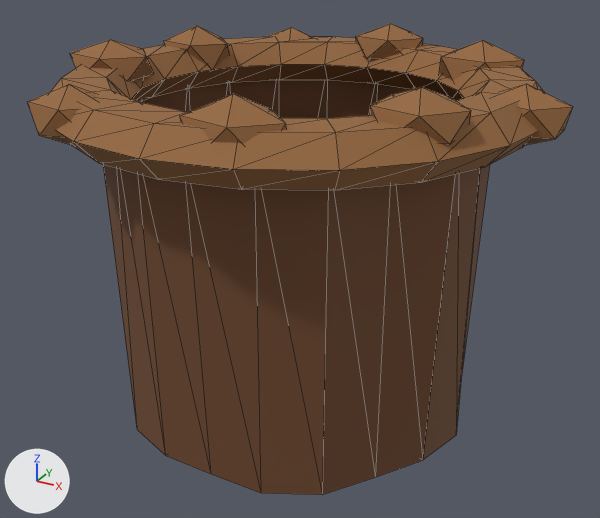
Renders of the glTF model src/game/models/treasure/hole.glb from each side of a commit.
Camera for both pictures: a 50 mm camera at (0.649, -1.173, 0.353) aimed at (0.015, -0.019, -0.224). The axes (+X, +Y, +Z) are drawn at lower left. The lights are the same throughout. The first picture is the older version. Mesh edges are drawn as thin lines. Vertices at exactly the same position are counted once.

Names of what the first picture shows: 'Excavated cavity', 'Excavated soil clod 1', 'Excavated soil clod 2', 'Excavated soil clod 3', 'Excavated soil clod 5', 'Excavated soil clod 6', 'Excavated soil clod 7', 'Excavated soil clod 8', 'Excavated soil clod 9', 'Uneven excavated soil rim' and 1 more.
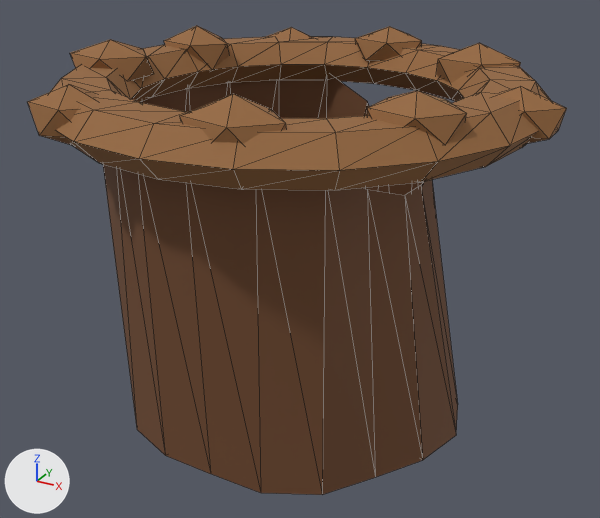
The newer file adds a shape key; the second version is drawn at full value of the shape key 'Fold cavity lip right' of 'Excavated cavity', and the change is written as the vertex moves it makes.

Where the change shows, as pixel boxes [x1, y1, x2, y2] in the pictures (600 x 518 px; the box of a moved part takes in the faces that stretch with it):
'Excavated cavity', reshaped (8% narrower): before [103, 80, 490, 495]; after [103, 77, 458, 495]
'Excavated soil clod 9', moved, rescaled (7% shorter): before [370, 87, 471, 145]; after [367, 90, 467, 144]
'Excavated soil clod 1', moved, rescaled: before [493, 84, 573, 145]; after [495, 86, 567, 144]
'Excavated soil clod 2', moved, rescaled: before [439, 40, 525, 80]; after [436, 43, 521, 83]
'Excavated soil clod 3', moved: before [356, 24, 423, 60]; after [355, 26, 422, 61]
part 1 of me_excavated_cavity_mesh, moved or reshaped: before [134, 80, 490, 483]; after [134, 77, 458, 483]

The change in detail:
me_excavated_cavity_mesh is used by ob_excavated_cavity; parent ob_treasure_hole; location (0.0, 0.0, 0.0).
me_excavated_cavity_mesh had 41 vertices, 60 faces and spanned x -0.323..0.31, y -0.315..0.321, z -0.5..0.045.
me_excavated_cavity_mesh now has 41 vertices, 60 faces and spans x -0.323..0.31, y -0.313..0.29, z -0.5..0.045.
Part 1, on me_excavated_cavity_mesh:
Vertex 0 of me_excavated_cavity_mesh moves from (0.31, 0.0, 0.045) to (0.219, 0.0, -0.063) at pixel (420, 185).
Vertex 1 of me_excavated_cavity_mesh moves from (0.3, 0.098, 0.045) to (0.211, 0.069, -0.064).
Vertex 2 of me_excavated_cavity_mesh moves from (0.242, 0.176, 0.045) to (0.17, 0.123, -0.064).
Vertex 3 of me_excavated_cavity_mesh moves from (0.19, 0.262, 0.045) to (0.134, 0.184, -0.064).
Vertex 4 of me_excavated_cavity_mesh moves from (0.092, 0.282, 0.045) to (0.066, 0.204, -0.056).
Vertex 5 of me_excavated_cavity_mesh moves from (0.0, 0.321, 0.045) to (0.0, 0.273, -0.01) at pixel (367, 101).
Vertex 6 of me_excavated_cavity_mesh moves from (-0.094, 0.289, 0.045) to (-0.092, 0.282, 0.036).
Vertex 7 of me_excavated_cavity_mesh moves from (-0.183, 0.251, 0.045) to (-0.182, 0.251, 0.044).
Vertex 14 of me_excavated_cavity_mesh moves from (-0.096, -0.296, 0.045) to (-0.096, -0.296, 0.044).
Vertex 15 of me_excavated_cavity_mesh moves from (0.0, -0.315, 0.045) to (0.0, -0.313, 0.043).
Vertex 16 of me_excavated_cavity_mesh moves from (0.093, -0.285, 0.045) to (0.091, -0.279, 0.037).
Vertex 17 of me_excavated_cavity_mesh moves from (0.19, -0.261, 0.045) to (0.173, -0.239, 0.013).
Vertex 18 of me_excavated_cavity_mesh moves from (0.24, -0.174, 0.045) to (0.189, -0.137, -0.033) at pixel (367, 189).
Vertex 19 of me_excavated_cavity_mesh moves from (0.306, -0.1, 0.045) to (0.221, -0.072, -0.057) at pixel (404, 195).
Object 'Excavated soil clod 1' (ob_excavated_soil_clod_1) moves from (0.365, 0.0, 0.065) to (0.357, 0.0, 0.0626).
Object 'Excavated soil clod 1' (ob_excavated_soil_clod_1) is rescaled from (1.0, 1.0, 1.0) to (0.992, 0.992, 0.961).
Object 'Excavated soil clod 2' (ob_excavated_soil_clod_2) moves from (0.226, 0.237, 0.077) to (0.222, 0.234, 0.0741).
Object 'Excavated soil clod 2' (ob_excavated_soil_clod_2) is rescaled from (1.0, 1.0, 1.0) to (0.992, 0.992, 0.961).
Object 'Excavated soil clod 3' (ob_excavated_soil_clod_3) moves from (0.0185, 0.327, 0.089) to (0.0181, 0.324, 0.0856).
Object 'Excavated soil clod 9' (ob_excavated_soil_clod_9) moves from (0.277, -0.177, 0.089) to (0.271, -0.175, 0.0856).
Object 'Excavated soil clod 9' (ob_excavated_soil_clod_9) is rescaled from (1.0, 1.0, 1.0) to (0.992, 0.992, 0.961).
